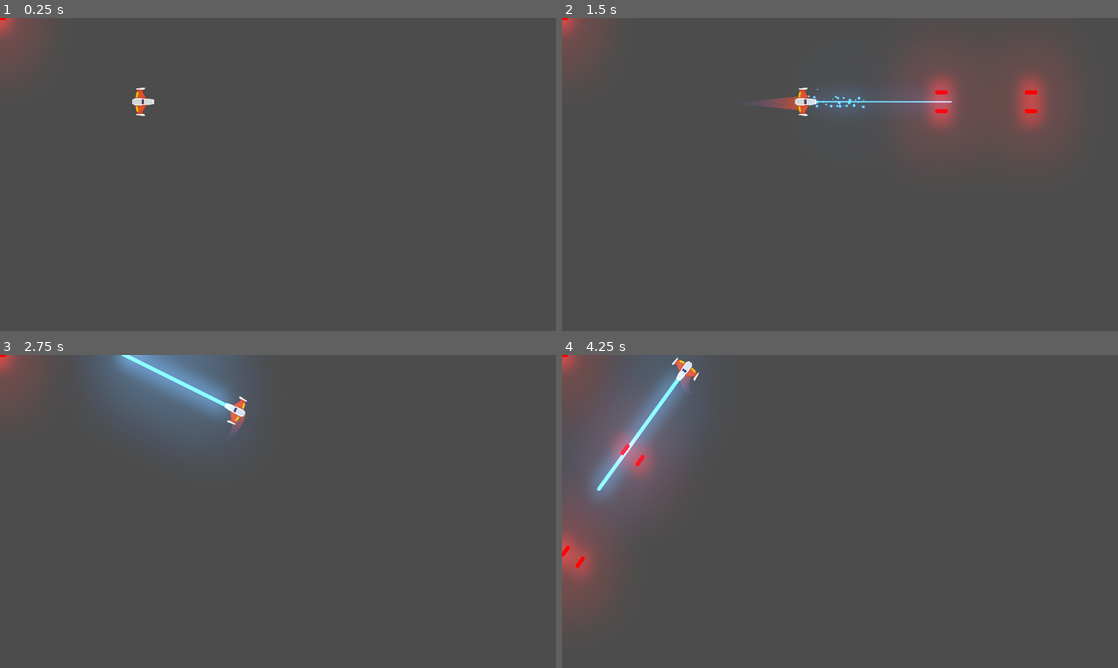
Above: before the commit, frames 1-4 (two rows, left to right).
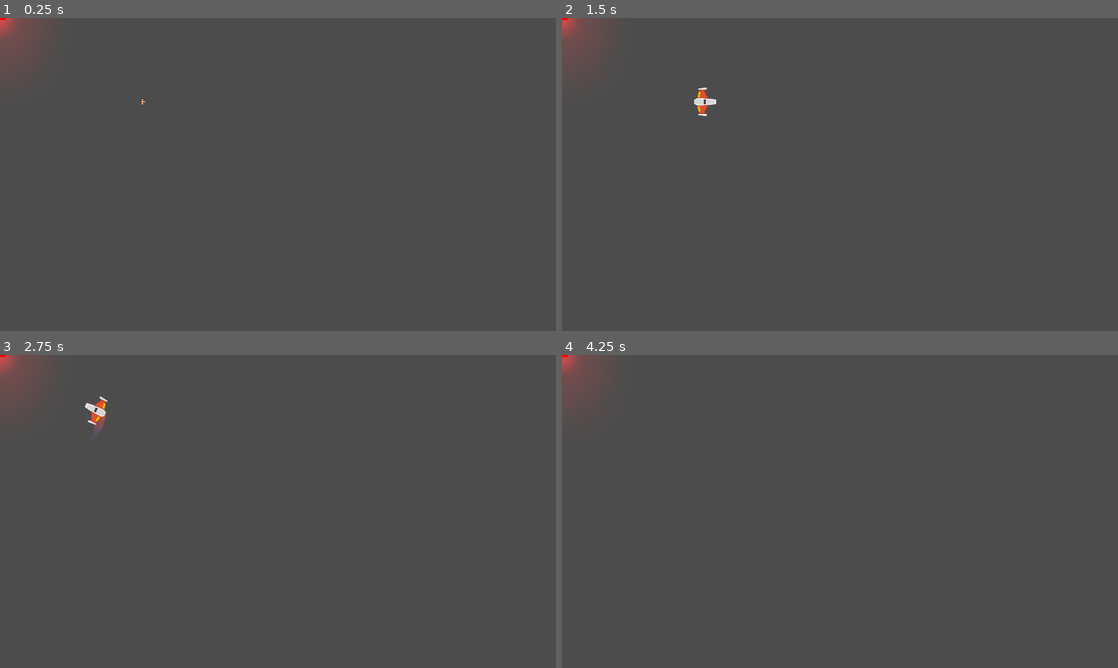
Above: after the commit, the same moments.

Repository: Law2512/Space
Game: Godot game, scene res://Juego/Niveles/NivelTest.tscn
The game is run twice, just before and just after one commit, with the same random seed, the same clock (stepped at 60 frames per second) and the same inputs. The project has no main scene, so this scene is started directly.
Inputs (mouse positions are in pixels of both pictures, inside the frame that each line leads up to):
- Up to frame 1 (0.25 s): no input
- Up to frame 2 (1.5 s): tap Enter at 0.5 s; move the mouse to (962, 158) at 0.52 s; hold W (moverAdelante) 0.53-1.28 s; hold Space (disparoPrincipal) 0.53-1.28 s; move the mouse to (728, 190) at 1.27 s; hold S (moverAtras) from 1.28 s (still down); right-click (728, 190) at 1.35 s
- Up to frame 3 (2.75 s): move the mouse to (333, 442) at 2.02 s; release S (moverAtras) at 2.03 s; hold W (moverAdelante) from 2.03 s (still down); hold A (moverAntiHorario) from 2.03 s (still down)
- Up to frame 4 (4.25 s): move the mouse to (812, 574) at 2.77 s; release A (moverAntiHorario) at 2.78 s; tap D (moverHorario) at 2.85 s; move the mouse to (1006, 558) at 3.52 s; release W (moverAdelante) at 3.53 s; hold S (moverAtras) from 3.53 s (still down); hold Space (disparoPrincipal) from 3.53 s (still down)

The runs differ from the first frame. In frame 1, 0.2% of the frame differs, in the area x 23-28%, y 22-32%; in frame 2, 6.6%; in frame 3, 6.5%; in frame 4, 8.5%, in the area x 0-25%, y 0-82%.

Commit message:
Animacion Spawn y Control de Estados
Agregados:
- Código de control de estados
- Invulnerabilidad al spawnear y  incapacidad de movimiento

Diff:
--- a/Juego/Niveles/NivelTest.tscn
+++ b/Juego/Niveles/NivelTest.tscn
@@ -10,6 +10,9 @@
 
 [node name="Player" parent="." instance=ExtResource( 1 )]
 position = Vector2( 494.441, 289.173 )
+potenciaMotor = 20
+potenciaRotacion = 280
+estelaMaxima = 150
 
 [node name="Proyectil" parent="." instance=ExtResource( 2 )]
 
--- a/Juego/Proyectiles/Canion.gd
+++ b/Juego/Proyectiles/Canion.gd
@@ -1,6 +1,7 @@
 #Canion.gd
 class_name Canion
 extends Node2D
+
 
 ##Atributos export
 export var proyectil:PackedScene = null
@@ -13,6 +14,8 @@
 onready var disparoSFX:AudioStreamPlayer2D = $DisparosSFX
 onready var estaEnfriado:bool = true
 onready var estaDisparando:bool = false setget setEstaDisparando
+onready var puedeDisparar:bool = false setget setPuedeDisparar
+onready var colisionador:CollisionShape2D = $CollisionShape2D
 
 ##Atributos
 var puntosDisparo:Array = []
@@ -20,6 +23,9 @@
 ##Setters y Getters
 func setEstaDisparando(disparando: bool) -> void:
 	estaDisparando = disparando
+
+func setPuedeDisparar(duenioPuede: bool) -> void:
+	puedeDisparar = duenioPuede
 
 ##Metodos
 func _ready() -> void:
--- a/Juego/Ship/Player/Player.gd
+++ b/Juego/Ship/Player/Player.gd
@@ -1,6 +1,9 @@
 #Player.gd
 class_name Player
 extends RigidBody2D
+
+##Enums
+enum ESTADO {SPAWN, VIVO, INVENCIBLE, MUERTO}
 
 ##Atributos Export
 export var potenciaMotor:int = 20
@@ -12,13 +15,21 @@
 onready var laser:RayoLaser = $LaserBeam2D
 onready var estela:estela = $EstelaInicio/Trail2D
 onready var motorSFX:Motor = $MotorSFX
+onready var colisionador:CollisionShape2D = $CollisionShape2D
 
 ##Atributos
 var empuje:Vector2 = Vector2.ZERO
 var dirRotacion:int = 0
+var estadoActual:int = ESTADO.SPAWN
 
 ##Metodos
+func _ready() -> void:
+	controlarEstados(estadoActual)
+
 func _unhandled_input(event: InputEvent) -> void:
+	if not estaInputActivo():
+		return
+
 	#Disparar Rayo
 	if event.is_action_pressed("disparoSecundario"):
 		laser.set_is_casting(true)
@@ -45,7 +56,33 @@
 	playerInput()
 
 ##Custom Metods
+func controlarEstados(nuevoEstado: int) -> void:
+	match nuevoEstado:
+		ESTADO.SPAWN:
+			colisionador.set_deferred("disabled", true)
+			canion.setPuedeDisparar(false)
+		ESTADO.VIVO:
+			colisionador.set_deferred("disabled", false)
+			canion.setPuedeDisparar(true)
+		ESTADO.INVENSIBLE:
+			colisionador.set_deferred("disabled", true)
+		ESTADO.MUERTO:
+			colisionador.set_deferred("disabled", true)
+			canion.setPuedeDisparar(true)
+			queue_free()
+		_:
+			printerr("Error de estado")
+	estadoActual = nuevoEstado
+
+func estaInputActivo() -> bool:
+	if estadoActual in [ESTADO.MUERTO, ESTADO.SPAWN]:
+		return false
+	return true
+
 func playerInput() -> void:
+	if not estaInputActivo():
+		return
+
 	##Empuje
 	empuje = Vector2.ZERO
 	if Input.is_action_pressed("moverAdelante"):
@@ -66,3 +103,8 @@
 
 	if Input.is_action_just_released("disparoPrincipal"):
 		canion.setEstaDisparando(false)
+
+##Señales internas
+func _on_AnimationPlayer_animation_finished(anim_name: String) -> void:
+	if anim_name == "spawn":
+		controlarEstados(ESTADO.VIVO)
--- a/Juego/Ship/Player/Player.tscn
+++ b/Juego/Ship/Player/Player.tscn
@@ -10,6 +10,38 @@
 
 [sub_resource type="CircleShape2D" id=1]
 radius = 36.1996
+
+[sub_resource type="Animation" id=2]
+resource_name = "default"
+length = 0.2
+tracks/0/type = "value"
+tracks/0/path = NodePath("Sprite:scale")
+tracks/0/interp = 1
+tracks/0/loop_wrap = true
+tracks/0/imported = false
+tracks/0/enabled = true
+tracks/0/keys = {
+"times": PoolRealArray( 0 ),
+"transitions": PoolRealArray( 1 ),
+"update": 0,
+"values": [ Vector2( 1, 1 ) ]
+}
+
+[sub_resource type="Animation" id=3]
+resource_name = "spawn"
+length = 1.6
+tracks/0/type = "value"
+tracks/0/path = NodePath("Sprite:scale")
+tracks/0/interp = 1
+tracks/0/loop_wrap = true
+tracks/0/imported = false
+tracks/0/enabled = true
+tracks/0/keys = {
+"times": PoolRealArray( 0, 1.5 ),
+"transitions": PoolRealArray( 1, 1 ),
+"update": 0,
+"values": [ Vector2( 1e-05, 1e-05 ), Vector2( 1, 1 ) ]
+}
 
 [node name="Player" type="RigidBody2D"]
 z_index = 50
@@ -24,6 +56,7 @@
 
 [node name="Sprite" type="Sprite" parent="."]
 rotation = 1.5708
+scale = Vector2( 1e-05, 1e-05 )
 texture = ExtResource( 1 )
 
 [node name="CollisionShape2D" type="CollisionShape2D" parent="."]
@@ -53,4 +86,11 @@
 
 [node name="MotorSFX" parent="." instance=ExtResource( 7 )]
 
+[node name="AnimationPlayer" type="AnimationPlayer" parent="."]
+autoplay = "spawn"
+anims/default = SubResource( 2 )
+anims/spawn = SubResource( 3 )
+
+[connection signal="animation_finished" from="AnimationPlayer" to="." method="_on_AnimationPlayer_animation_finished"]
+
 [editable path="Canion"]
Not shown: 1 places in Juego/Ship/Player/Player.tscn that only renumber resources
